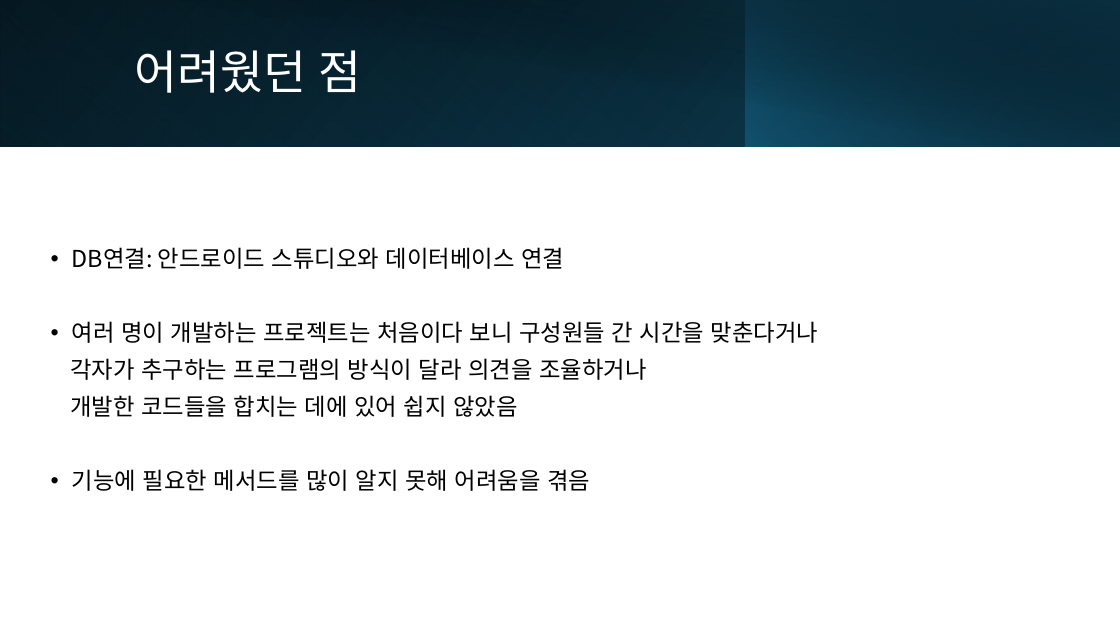
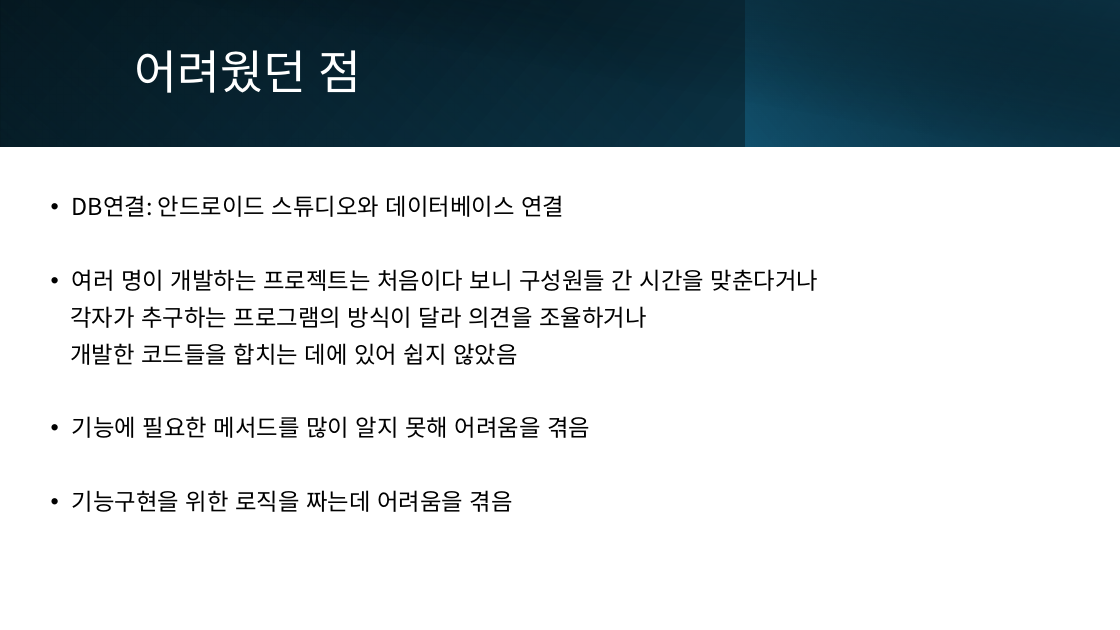
Before and after one commit to kjunh972/TBFG, a slide deck: slide 9 of doc/TBFG 모바일 프로젝트.pptx. Drawn at 1120x630 pixels with LibreOffice and Linux fonts; fonts in the diff are those of the drawing. Boxes give left, top, right and bottom in pixels: in the first picture for what was removed or moved away, otherwise in the second. Text is boxed around its words. In the diff, an @@ line names an element or a change of style, - is before the commit and + after.

Commit message:
모바일 프로그래밍 발표자료2

```diff
--- a/doc/TBFG 모바일 프로젝트.pptx
+++ b/doc/TBFG 모바일 프로젝트.pptx
@@ text "DB연결: 안드로이드 스튜디오와 데이터베이스 연결": place and size @@
-text "DB연결: 안드로이드 스튜디오와 데이터베이스 연결" at (70,247,818,491)
+text "DB연결: 안드로이드 스튜디오와 데이터베이스 연결" at (70,195,818,512)
@@ text at (72,490,513,512): paragraph added @@
+• 기능구현을 위한 로직을 짜는데 어려움을 겪음
```
Also in this commit, not shown: 2 other slides changed.
